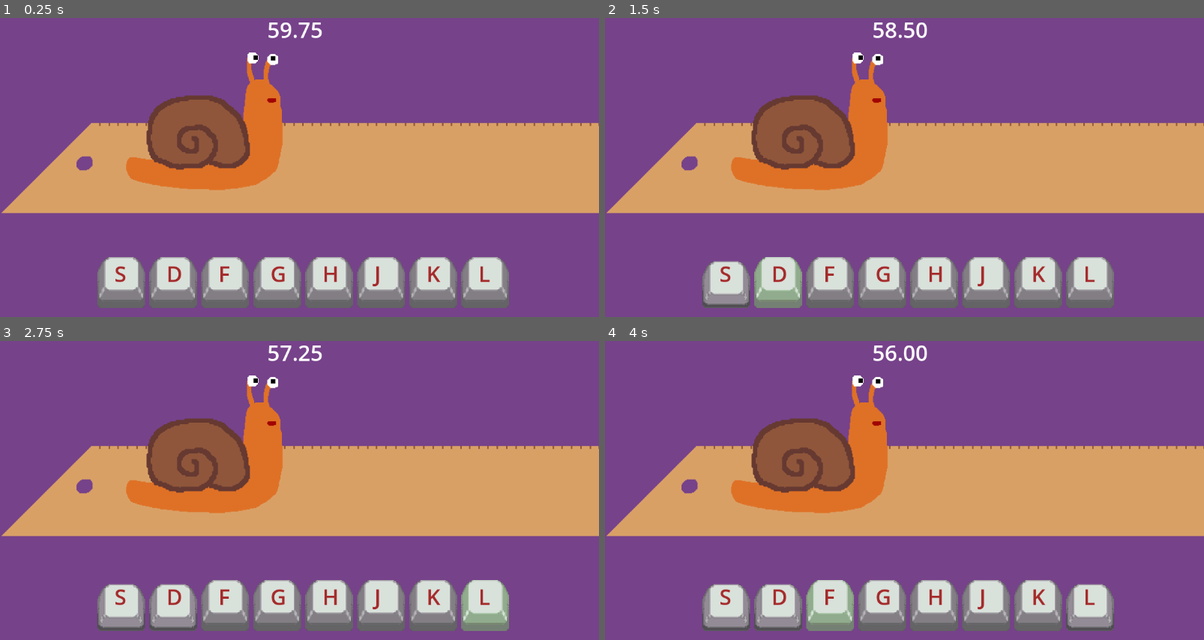
Above: before the commit, frames 1-4 (two rows, left to right).
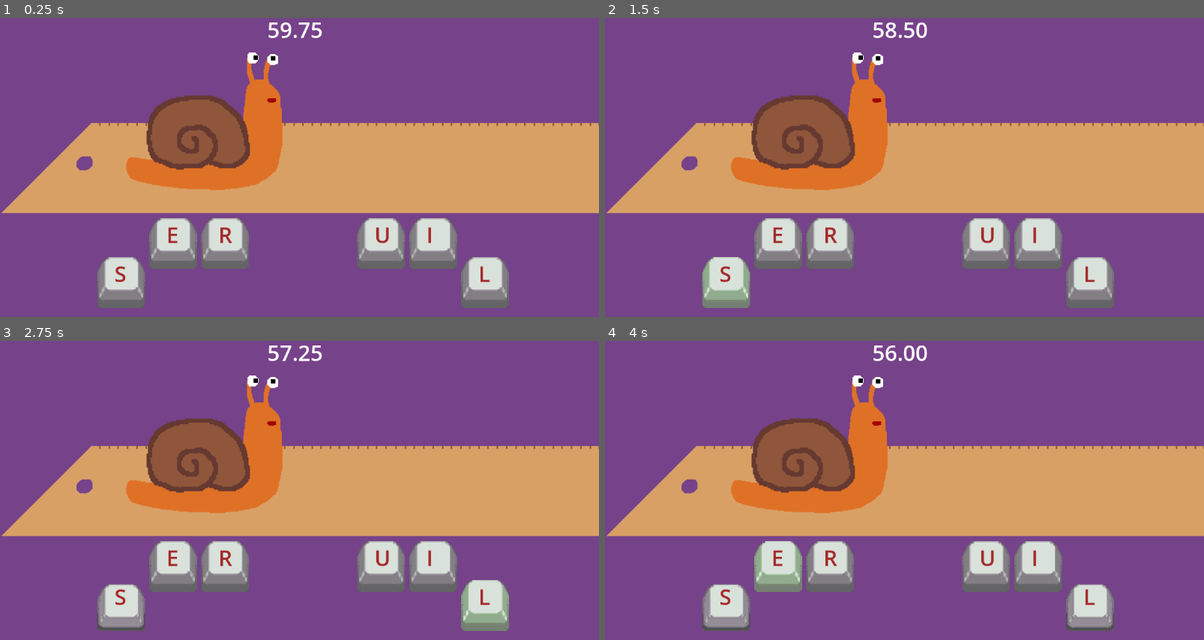
Above: after the commit, the same moments.

Repository: Superjesus2/snailrail
Game: Godot game, scene res://root.tscn
Same seed, same stepped clock (60 frames per second), same inputs: the game is played once before the commit and once after it.
Inputs (mouse positions are in pixels of both pictures, inside the frame that each line leads up to):
- Up to frame 1 (0.25 s): no input
- Up to frame 2 (1.5 s): click (724, 281) at 0.5 s; click (778, 281) at 1.27 s
- Up to frame 3 (2.75 s): click (485, 604) at 2 s
- Up to frame 4 (4 s): click (832, 604) at 2.77 s; click (778, 565) at 3.52 s

The runs differ from the first frame. In frame 1, 12% of the frame differs, in the area x 24-77%, y 66-97%; in frame 2, 13%, in the area x 16-77%, y 66-97%; in frame 3, 12%; in frame 4, 12%.

Commit message:
animate keyboard shake on failure

Diff:
--- a/godot/root.gd
+++ b/godot/root.gd
@@ -34,14 +34,14 @@
 			"vitesse_max": 256.
 					},
 	"butterfly": {
-			"keycodes": [KEY_S, KEY_E, KEY_R,KEY_U, KEY_I, KEY_L],
-			"keylabels": ["S","E","R","U","I","L"],
+			"keycodes": [KEY_S, KEY_L, KEY_E,KEY_I, KEY_R, KEY_U],
+			"keylabels": ["S","L","E","I","R","U"],
 			"vitesse_max": 64.
 					},
 			# TODO
 }
 
-var cur_animal_id = "snail"
+var cur_animal_id = "butterfly"
 var cur_animal = animals[cur_animal_id]
 var keys_for_this_animal__keys = cur_animal["keycodes"]
 var keys_for_this_animal__labels = cur_animal["keylabels"]
@@ -196,5 +196,29 @@
 			else:
 				_on_key_fail()
 				var pressed_key = keys_for_this_animal__keys.find(event.physical_keycode)
-				button_nodes[pressed_key].texture_normal = \
+				if pressed_key != -1 :
+					button_nodes[pressed_key].texture_normal = \
 										load("res://resources and assets/key_sprite_red.png")
+				else:
+					_shake_keyboard()
+
+@onready var base_pos_labels = $keyboard_labels.position
+@onready var base_pos_keys = $keyboard_keys.position
+
+func _shake_keyboard():
+	var duration = .07
+	var radius = 8.
+
+	var tw = get_tree().create_tween()
+	tw.set_ease(Tween.EASE_IN_OUT).set_trans(Tween.TRANS_ELASTIC)
+	for i in range(0,9):
+		var offset = Vector2(randf()-.5,randf()-.5).normalized()
+		var final1 = base_pos_labels + offset*radius
+		var final2 = base_pos_keys + offset*radius
+		tw.tween_property($keyboard_labels, "position", final1, duration)
+		tw.set_parallel(true)
+		tw.tween_property($keyboard_keys, "position", final2, duration)
+		tw.set_parallel(false)
+	tw.set_parallel(true)
+	tw.tween_property($keyboard_labels, "position", base_pos_labels, duration)
+	tw.tween_property($keyboard_keys, "position", base_pos_keys, duration)
